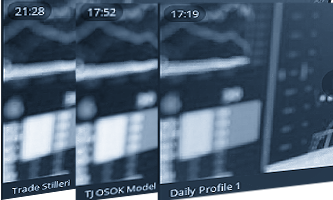
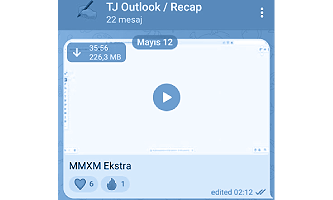
Before/after of a w=333, h=200 layered artwork. What changed in the layer stack:
renamed "Folder 1" to "dersler", hid the group it (5 layers) over [1, 0, 333, 200]
removed layer "Layer 5 copy" from group "Folder 1" over [157, 2, 333, 200]
removed layer "Layer 4 copy" from group "Folder 1" over [75, 3, 333, 200]
removed layer "Layer 3 copy" from group "Folder 1" over [1, 0, 332, 200]
showed "ekstra", painted on it over [58, 0, 275, 200]
